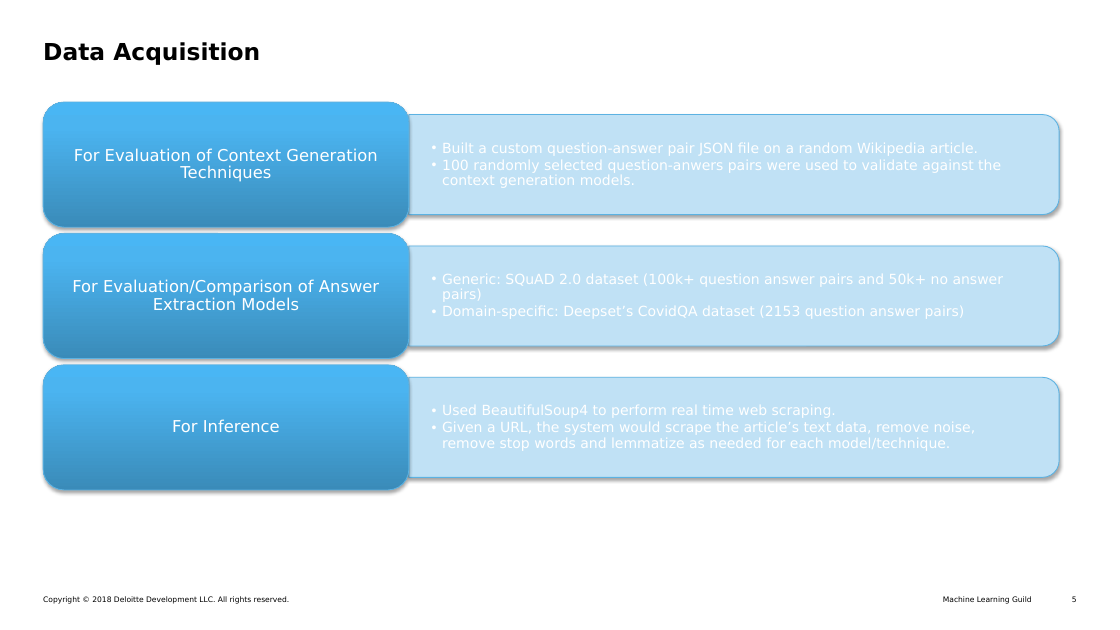
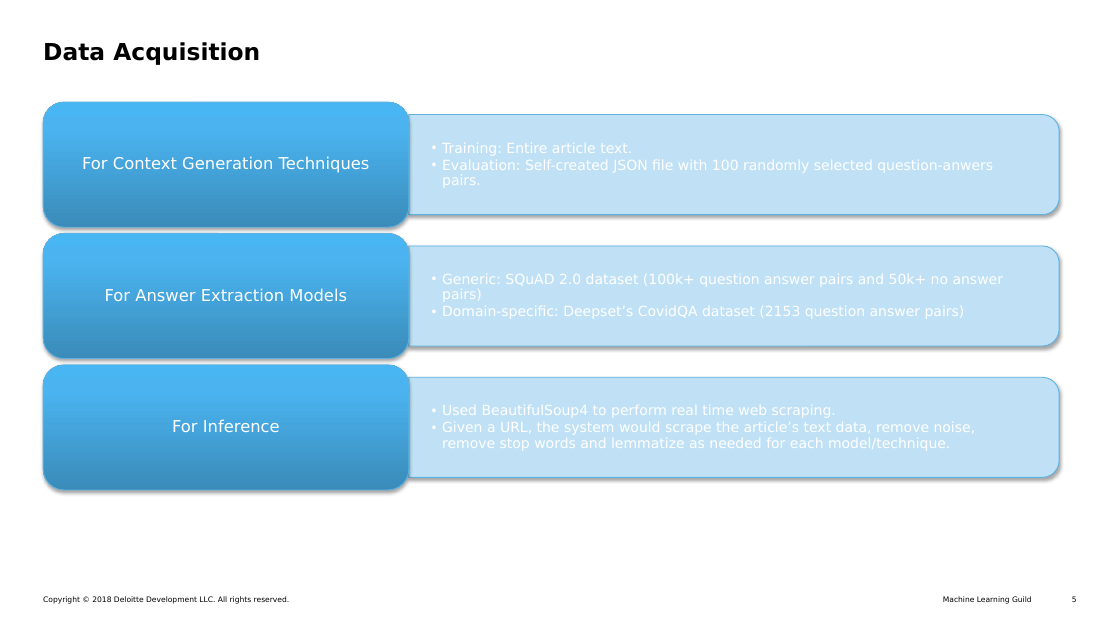
Before and after one commit to niravraje/Web-QnA, a slide deck: slide 5 of PPT/MLG Capstone Presentation - Final v4.pptx. Drawn at 1120x630 pixels with LibreOffice and Linux fonts; fonts in the diff are those of the drawing. Boxes give left, top, right and bottom in pixels: in the first picture for what was removed or moved away, otherwise in the second. Text is boxed around its words. In the diff, an @@ line names an element or a change of style, - is before the commit and + after.

Commit message:
Updated PPT

```diff
--- a/PPT/MLG Capstone Presentation - Final v4.pptx
+++ b/PPT/MLG Capstone Presentation - Final v4.pptx
@@ text at (442, 143, 993, 188): text changed @@
-  • Built a custom question-answer pair JSON file on a random Wikipedia article.
-  • 100 randomly selected question-anwers pairs were used to validate against the context generation models.
+  • Training: Entire article text.
+  • Evaluation: Self-created JSON file with 100 randomly selected question-anwers pairs.
@@ text at (82, 156, 370, 173): text changed @@
-For Evaluation of Context Generation Techniques
+For Context Generation Techniques
@@ text at (105, 288, 347, 301): text changed @@
-For Evaluation/Comparison of Answer Extraction Models
+For Answer Extraction Models
```
Also in this commit, not shown: 3 other slides changed, 2 other files.
